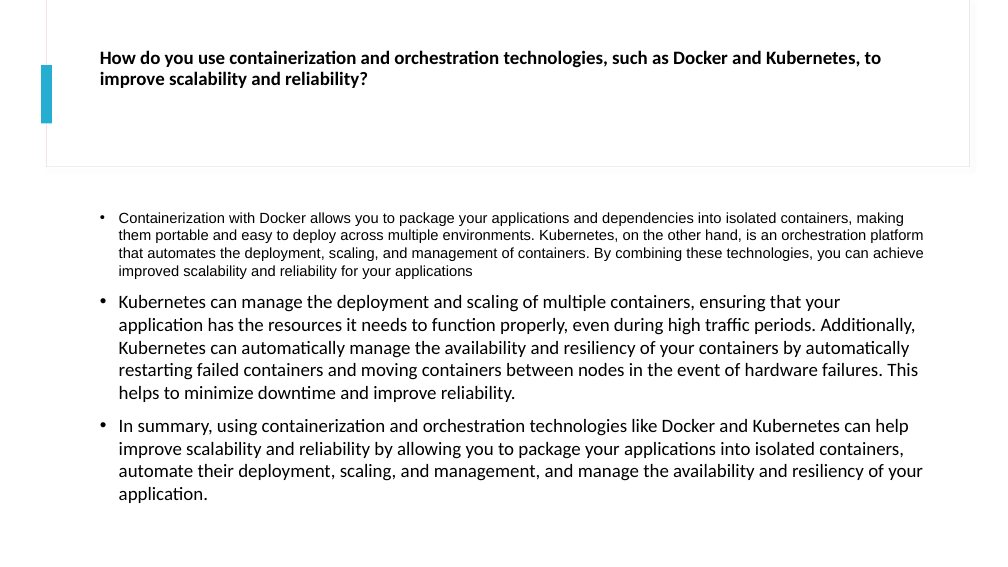
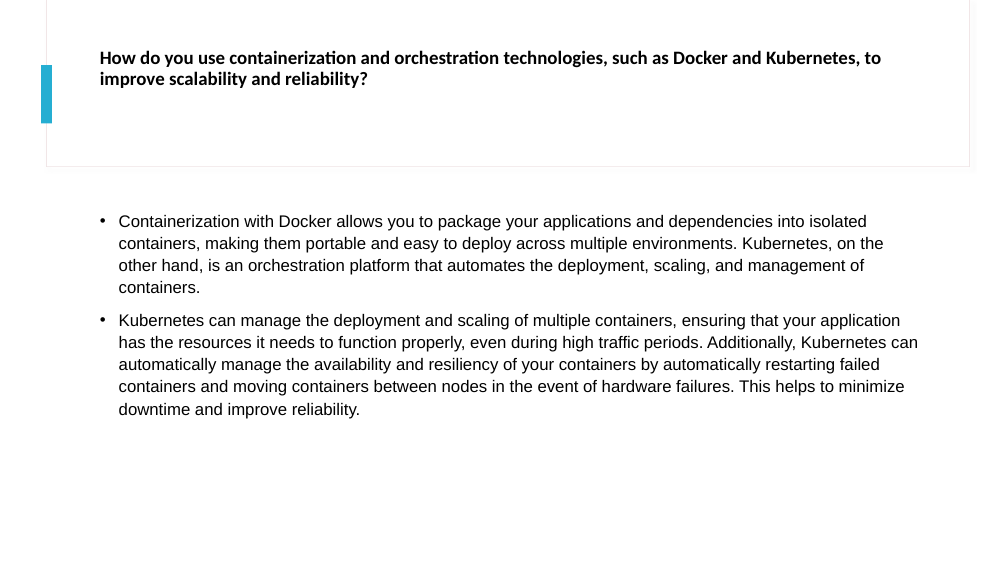
Before and after one commit to MasumMazid/Presentation_Ally_CI_CD, a slide deck: slide 5 of CI.CD.pptx. Drawn at 1008x567 pixels with LibreOffice and Linux fonts; fonts in the diff are those of the drawing. Boxes give left, top, right and bottom in pixels: in the first picture for what was removed or moved away, otherwise in the second. Text is boxed around its words. In the diff, an @@ line names an element or a change of style, - is before the commit and + after.

```diff
--- a/CI.CD.pptx
+++ b/CI.CD.pptx
@@ text at bbox=[119, 215, 883, 293]: text changed; size 14 to 16 pt @@
-• Containerization with Docker allows you to package your applications and dependencies into isolated containers, making them portable and easy to deploy across multiple environments. Kubernetes, on the other hand, is an orchestration platform that automates the deployment, scaling, and management of containers. By combining these technologies, you can achieve improved scalability and reliability for your applications
+• Containerization with Docker allows you to package your applications and dependencies into isolated containers, making them portable and easy to deploy across multiple environments. Kubernetes, on the other hand, is an orchestration platform that automates the deployment, scaling, and management of containers.
@@ text at bbox=[119, 314, 918, 419]: size 18 to 16 pt, font Calibri to Arial in "Kubernetes can manage the deployment and scaling ..."; line spacing 1 to 1.1 @@
@@ text at bbox=[119, 419, 923, 503]: paragraph removed @@
-• In summary, using containerization and orchestration technologies like Docker and Kubernetes can help improve scalability and reliability by allowing you to package your applications into isolated containers, automate their deployment, scaling, and management, and manage the availability and resiliency of your application.
```
Also in this commit, not shown: 6 other slides changed.
